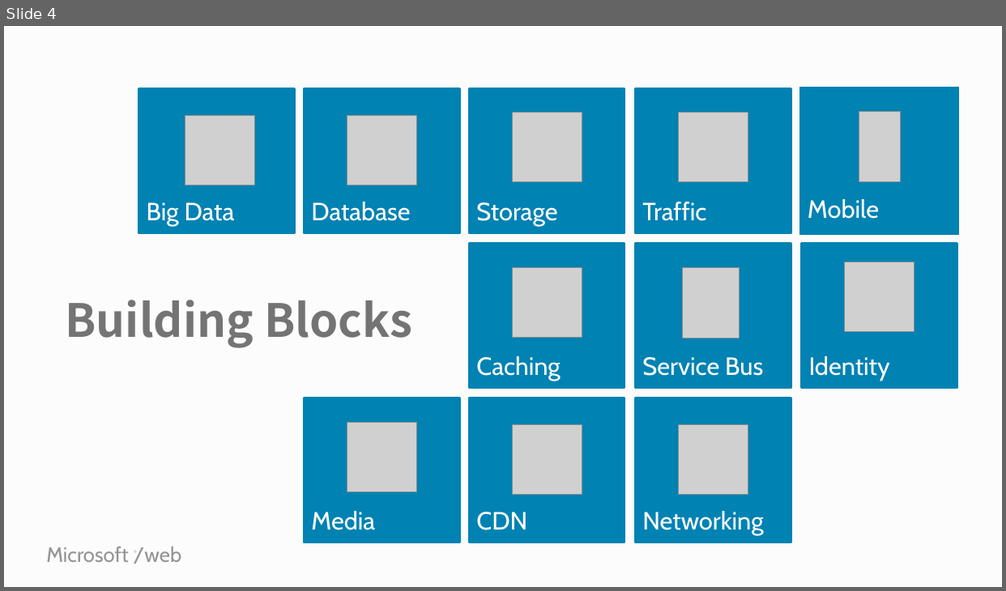
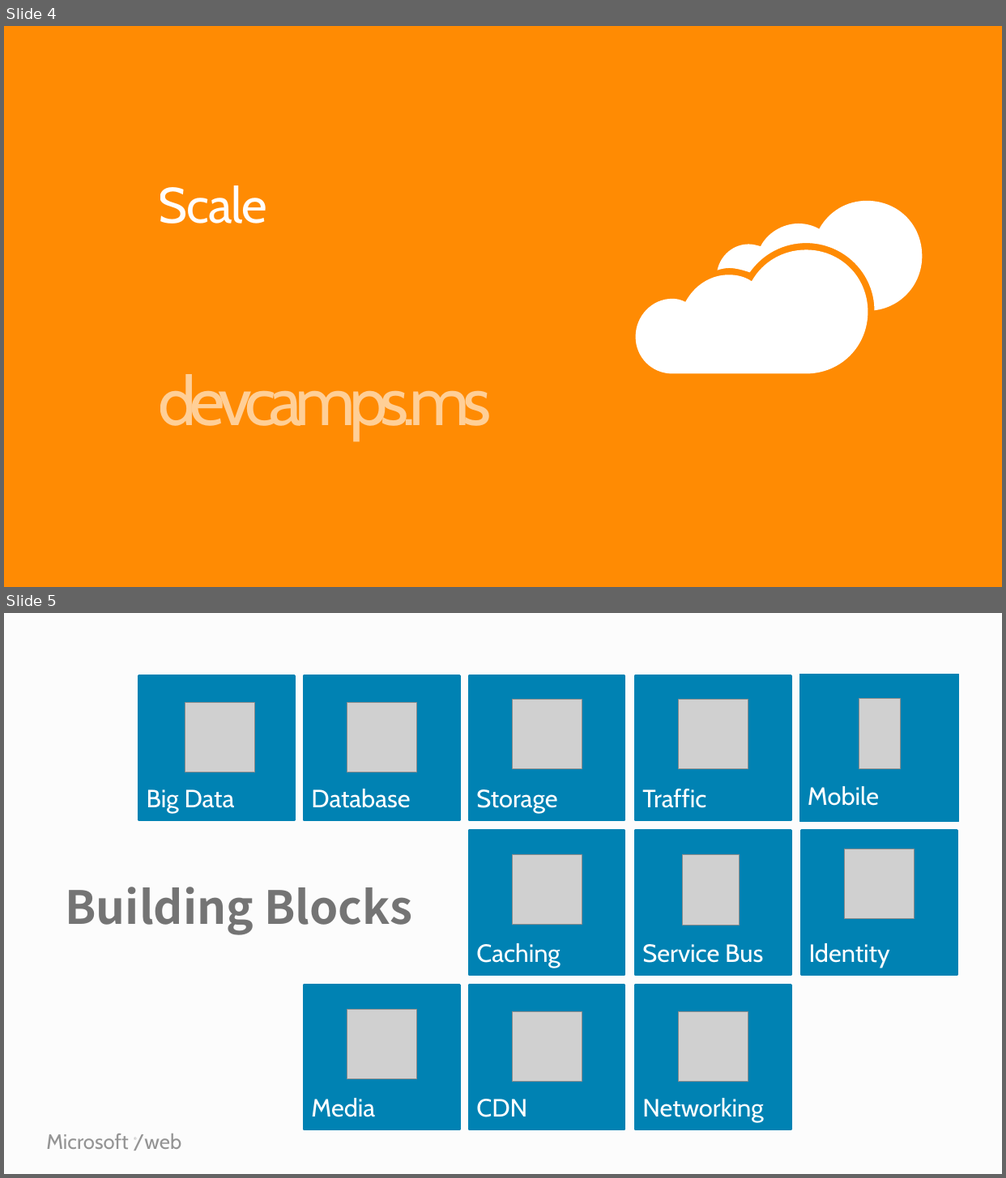
Before and after one commit to Microsoft-Web/PRESENTATION-UsingCloudApplicationServices, a slide deck: UsingCloudApplicationServices.pptx. Shown one above the other, each under a label of ours: slide 4 before the commit, slides 4 and 5 after it. The pictures are 1006x591 and 1006x1178 pixels, drawn with LibreOffice and Linux fonts; fonts in the diff are those of the drawing; grey boxes stand for pictures. Boxes give left, top, right and bottom in pixels: in the first picture for what was removed or moved away, otherwise in the second. Text is boxed around its words. In the diff, an @@ line names an element or a change of style, - is before the commit and + after.

```diff
--- a/UsingCloudApplicationServices.pptx
+++ b/UsingCloudApplicationServices.pptx
@@ slide 4 added at box(4, 26, 1002, 587), background #FF8A00 @@
@@ title added at box(159, 186, 267, 224), 48 pt, text #FFFFFF at 98% opacity @@
+Scale
@@ freeform shape added at box(718, 201, 923, 311), fill #FFFFFF @@
@@ freeform shape added at box(636, 250, 868, 374), fill #FFFFFF @@
@@ text added at box(159, 374, 492, 441), 66 pt, text #FFD099 @@
+devcamps.ms
@@ what was slide 4 is now slide 5 @@
```
Also in this commit, not shown: 3 slides changed, 2 other slides added, 4 slides removed.
